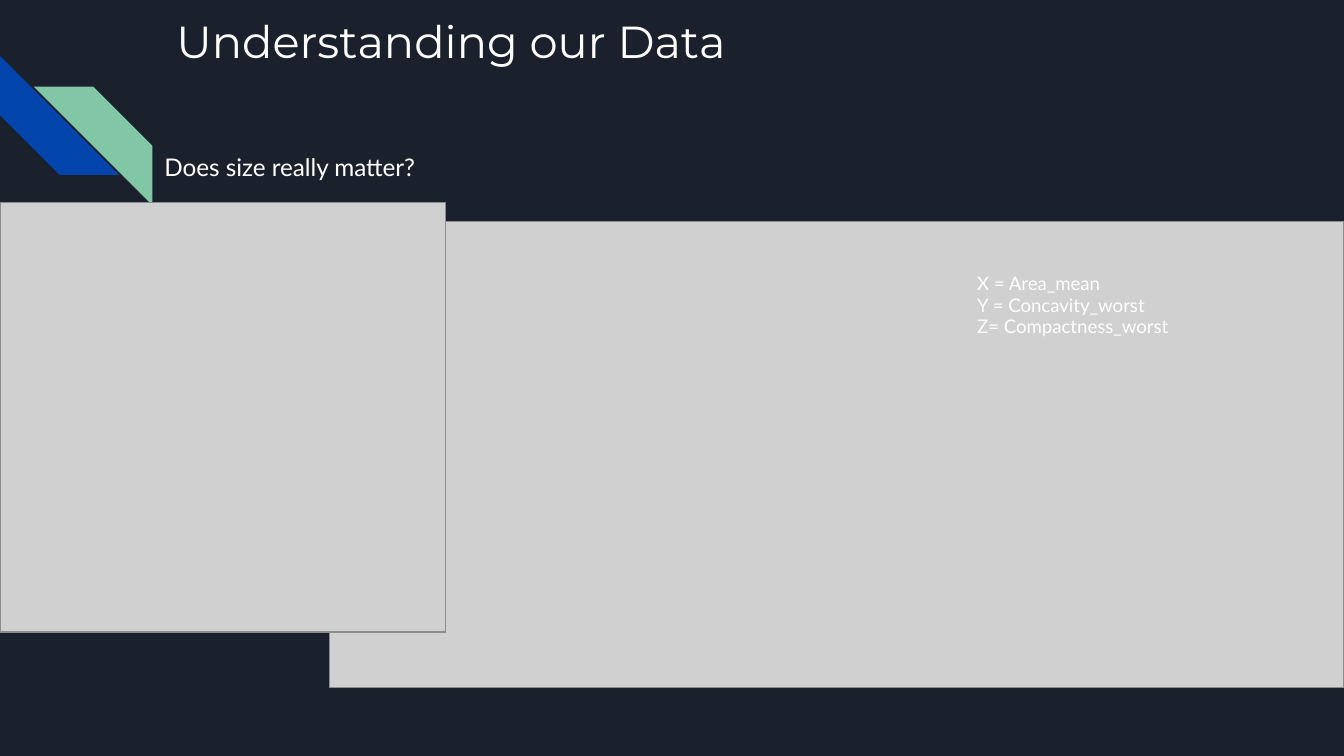
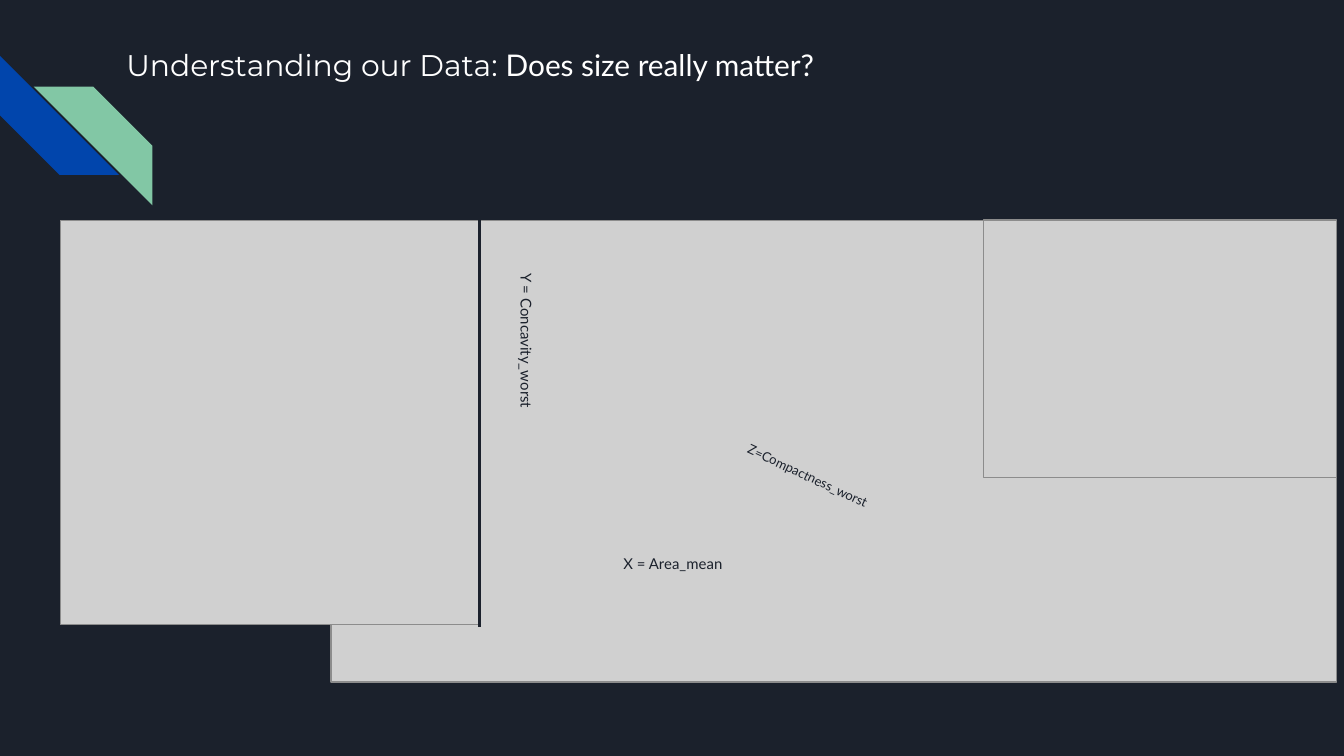
Before and after one commit to brojas12/Group_Project_4, a slide deck: slide 14 of Predicting the Presence of Cancer in Breast Cancer Cells.pptx (slide 13 before the commit). Drawn at 1344x756 pixels with LibreOffice and Linux fonts; fonts in the diff are those of the drawing; grey boxes stand for pictures. Boxes give left, top, right and bottom in pixels: in the first picture for what was removed or moved away, otherwise in the second. Text is boxed around its words. In the diff, an @@ line names an element or a change of style, - is before the commit and + after.

```diff
--- a/Predicting the Presence of Cancer in Breast Cancer Cells.pptx
+++ b/Predicting the Presence of Cancer in Breast Cancer Cells.pptx
@@ title at box(126, 54, 814, 82): text changed; size 24 to 16 pt @@
-Understanding our Data
+Understanding our Data: Does size really matter?
@@ text removed at box(164, 158, 415, 180) @@
-Does size really matter?
@@ picture: place and size @@
-picture at box(0, 203, 445, 632)
+picture at box(60, 220, 480, 625)
@@ picture: place and size @@
-picture at box(329, 222, 1344, 688)
+picture at box(331, 220, 1336, 683)
@@ line added from (480, 220) to (480, 628), #1B212C 1.5 pt @@
@@ picture added at box(984, 220, 1337, 478) @@
@@ text added at box(517, 273, 535, 405), 8 pt, text #1B212C @@
+Y = Concavity_worst
@@ text removed at box(977, 277, 1169, 336) @@
-X = Area_mean
-Y = Concavity_worst
-Z= Compactness_worst
@@ text added at box(747, 444, 769, 462), 7 pt, text #1B212C @@
+Z=Compactness_worst
@@ text added at box(623, 558, 723, 571), 8 pt, text #1B212C @@
+X = Area_mean
```
Also in this commit, not shown: 2 other slides changed, 3 slides added, 2 slides removed.
